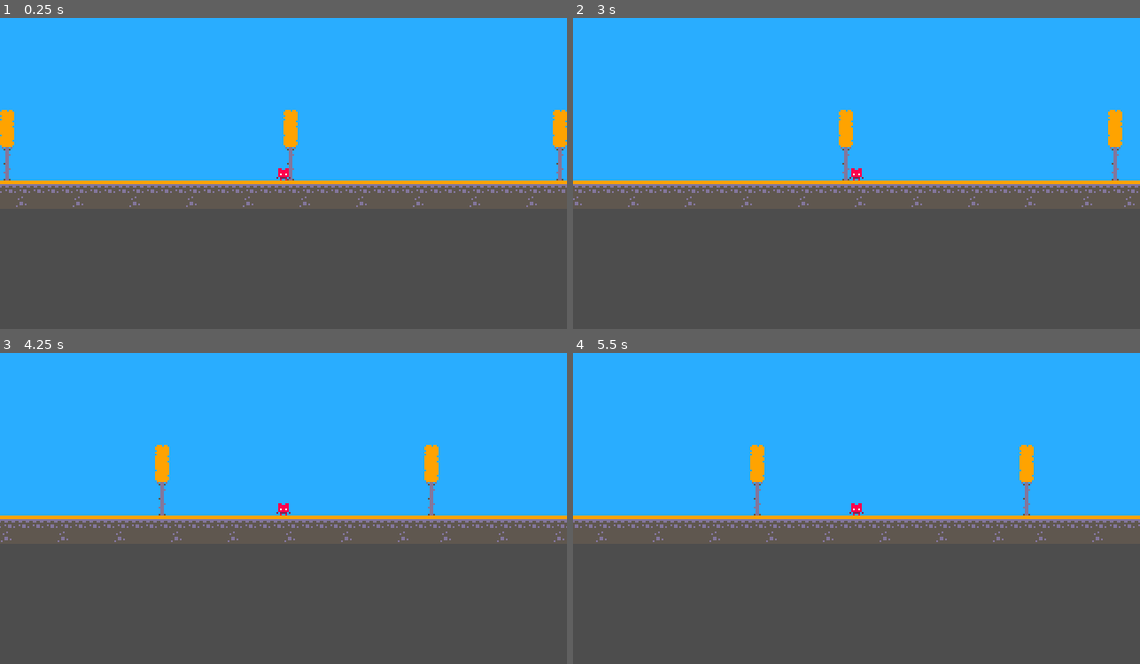
Above: before the commit, frames 1-4 (two rows, left to right).
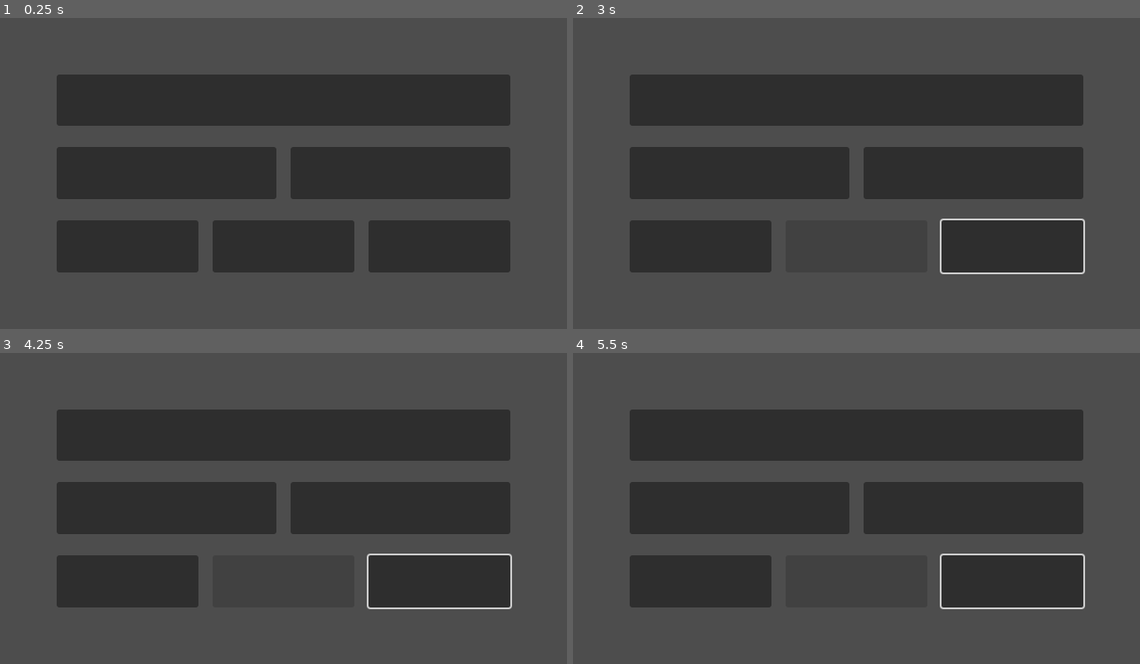
Above: after the commit, the same moments.

Repository: KimPotatoIV/GodotStudy
Game: Godot game, scene res://19_ui/19_ui.tscn
The game is run twice, just before and just after one commit, with the same random seed, the same clock (stepped at 60 frames per second) and the same inputs. Before the commit the project starts from res://18_camera_2d/18_camera_2d.tscn.
Inputs (mouse positions are in pixels of both pictures, inside the frame that each line leads up to):
- Up to frame 1 (0.25 s): no input
- Up to frame 2 (3 s): click (856, 98) at 0.52 s; click (975, 173) at 1.27 s; click (856, 245) at 2.02 s; tap Enter (ui_accept) at 2.75 s; hold Right (ui_right) from 2.78 s (still down)
- Up to frame 3 (4.25 s): keep holding Right (ui_right); tap Enter (ui_accept) at 3.02, 3.77 s
- Up to frame 4 (5.5 s): release Right (ui_right) at 4.28 s; hold Left (ui_left) 4.28-5.03 s; hold Right (ui_right) from 5.03 s (still down); tap Enter (ui_accept) at 5.27 s

The runs differ from the first frame. In frame 1, 70% of the frame differs, in the area x 0-100%, y 0-82%; in frame 2, 66%; in frame 3, 66%; in frame 4, 66%.

Commit message:
Refactor UI layout to use MarginContainer
Replaced HBoxContainer with MarginContainer as the main container in 19_ui.tscn, updated child node hierarchy and layout properties for improved structure and spacing. Updated comments in 19_ui.gd to clarify Control and Container node relationships. Changed main_scene in project.godot to reflect the new UI scene.

Diff:
--- a/19_ui/19_ui.gd
+++ b/19_ui/19_ui.gd
@@ -17,18 +17,18 @@
 		ㄴ UI를 구성하는 기본 노드로 모든 UI 노드는 Control을 상속
 		ㄴ 주요 속성
 			ㄴ Anchors Presets: 미리 정의된 앵커
-			ㄴ Anchors
-				ㄴ 자식 Control이 화면에서 어느 위치를 기준으로 움직일지 결정
-				ㄴ 값 범위: 0.0 ~ 1.0 (0: 부모 시작점, 1: 부모 끝점)
+				ㄴ Anchors
+					ㄴ 자식 Control이 화면에서 어느 위치를 기준으로 움직일지 결정
+					ㄴ 값 범위: 0.0 ~ 1.0 (0: 부모 시작점, 1: 부모 끝점)
 
-	3-2. Container 노드
-		ㄴ 자식 Control 노드를 자동으로 배치
-		ㄴ 특징
-			ㄴ Container 자체는 위치와 크기를 조정
-			ㄴ 자식 노드는 Container 규칙에 따라 자동 배치
-		ㄴ 주요 속성
-			ㄴ Alignment		: 자식 배치 기준 (Begin / Center / End)
-			ㄴ Separation	: 자식 간 간격
+		ㄴ Container 노드(Control 노드의 자식 노드)
+			ㄴ 자식 Control 노드를 자동으로 배치
+			ㄴ 특징
+				ㄴ Container 자체는 위치와 크기를 조정
+				ㄴ 자식 노드는 Container 규칙에 따라 자동 배치
+			ㄴ 주요 속성
+				ㄴ Alignment		: 자식 배치 기준 (Begin / Center / End)
+				ㄴ Separation	: 자식 간 간격
 
 4. Control 노드와 Container 노드의 차이
 	==========================================================
--- a/19_ui/19_ui.tscn
+++ b/19_ui/19_ui.tscn
@@ -13,61 +13,58 @@
 grow_horizontal = 2
 grow_vertical = 2
 
-[node name="HBoxContainer" type="HBoxContainer" parent="Control"]
+[node name="MarginContainer" type="MarginContainer" parent="Control"]
 layout_mode = 1
-anchors_preset = 8
-anchor_left = 0.5
-anchor_top = 0.5
-anchor_right = 0.5
-anchor_bottom = 0.5
-offset_left = -304.0
-offset_top = -154.0
-offset_right = 304.0
-offset_bottom = 154.0
+anchors_preset = 15
+anchor_right = 1.0
+anchor_bottom = 1.0
 grow_horizontal = 2
 grow_vertical = 2
+theme_override_constants/margin_left = 64
+theme_override_constants/margin_top = 64
+theme_override_constants/margin_right = 64
+theme_override_constants/margin_bottom = 64
 
-[node name="VBoxContainer0" type="VBoxContainer" parent="Control/HBoxContainer"]
+[node name="VBoxContainer" type="VBoxContainer" parent="Control/MarginContainer"]
 layout_mode = 2
+theme_override_constants/separation = 24
+alignment = 1
 
-[node name="Button0" type="Button" parent="Control/HBoxContainer/VBoxContainer0"]
-custom_minimum_size = Vector2(200, 100)
+[node name="HBoxContainer1" type="HBoxContainer" parent="Control/MarginContainer/VBoxContainer"]
 layout_mode = 2
+size_flags_vertical = 3
+theme_override_constants/separation = 16
 
-[node name="Button1" type="Button" parent="Control/HBoxContainer/VBoxContainer0"]
-custom_minimum_size = Vector2(200, 100)
+[node name="Button" type="Button" parent="Control/MarginContainer/VBoxContainer/HBoxContainer1"]
 layout_mode = 2
+size_flags_horizontal = 3
 
-[node name="Button2" type="Button" parent="Control/HBoxContainer/VBoxContainer0"]
-custom_minimum_size = Vector2(200, 100)
+[node name="HBoxContainer2" type="HBoxContainer" parent="Control/MarginContainer/VBoxContainer"]
 layout_mode = 2
+size_flags_vertical = 3
+theme_override_constants/separation = 16
 
-[node name="VBoxContainer1" type="VBoxContainer" parent="Control/HBoxContainer"]
+[node name="Button" type="Button" parent="Control/MarginContainer/VBoxContainer/HBoxContainer2"]
 layout_mode = 2
+size_flags_horizontal = 3
 
-[node name="Button0" type="Button" parent="Control/HBoxContainer/VBoxContainer1"]
-custom_minimum_size = Vector2(200, 100)
+[node name="Button2" type="Button" parent="Control/MarginContainer/VBoxContainer/HBoxContainer2"]
 layout_mode = 2
+size_flags_horizontal = 3
 
-[node name="Button1" type="Button" parent="Control/HBoxContainer/VBoxContainer1"]
-custom_minimum_size = Vector2(200, 100)
+[node name="HBoxContainer3" type="HBoxContainer" parent="Control/MarginContainer/VBoxContainer"]
 layout_mode = 2
+size_flags_vertical = 3
+theme_override_constants/separation = 16
 
-[node name="Button2" type="Button" parent="Control/HBoxContainer/VBoxContainer1"]
-custom_minimum_size = Vector2(200, 100)
+[node name="Button" type="Button" parent="Control/MarginContainer/VBoxContainer/HBoxContainer3"]
 layout_mode = 2
+size_flags_horizontal = 3
 
-[node name="VBoxContainer2" type="VBoxContainer" parent="Control/HBoxContainer"]
+[node name="Button1" type="Button" parent="Control/MarginContainer/VBoxContainer/HBoxContainer3"]
 layout_mode = 2
+size_flags_horizontal = 3
 
-[node name="Button0" type="Button" parent="Control/HBoxContainer/VBoxContainer2"]
-custom_minimum_size = Vector2(200, 100)
+[node name="Button2" type="Button" parent="Control/MarginContainer/VBoxContainer/HBoxContainer3"]
 layout_mode = 2
-
-[node name="Button1" type="Button" parent="Control/HBoxContainer/VBoxContainer2"]
-custom_minimum_size = Vector2(200, 100)
-layout_mode = 2
-
-[node name="Button2" type="Button" parent="Control/HBoxContainer/VBoxContainer2"]
-custom_minimum_size = Vector2(200, 100)
-layout_mode = 2
+size_flags_horizontal = 3
--- a/project.godot
+++ b/project.godot
@@ -11,7 +11,7 @@
 [application]
 
 config/name="Godot Study"
-run/main_scene="uid://7em1bk8xmiaq"
+run/main_scene="uid://b3gwi7odxm83w"
 config/features=PackedStringArray("4.5", "Forward Plus")
 config/icon="res://icon.svg"
 
